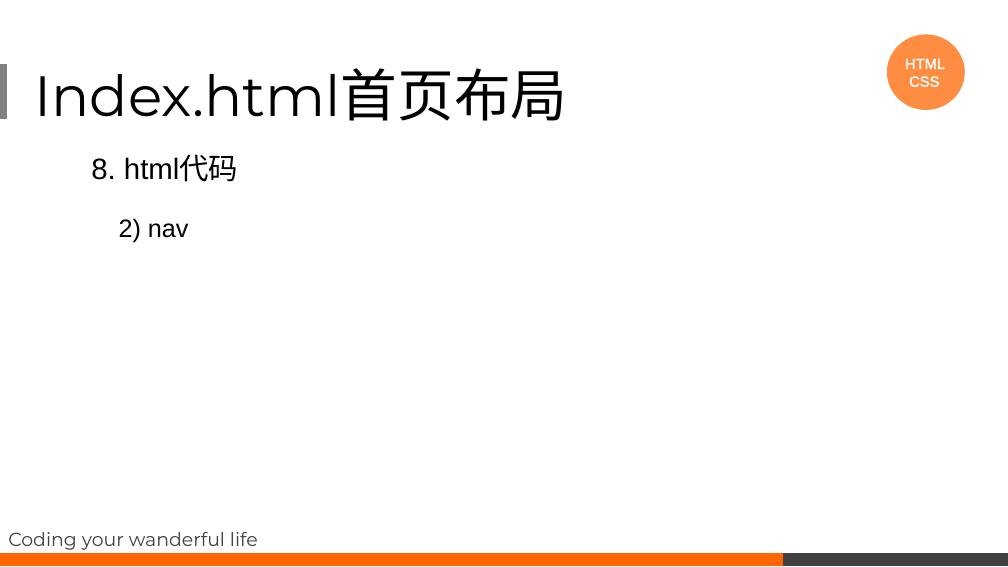
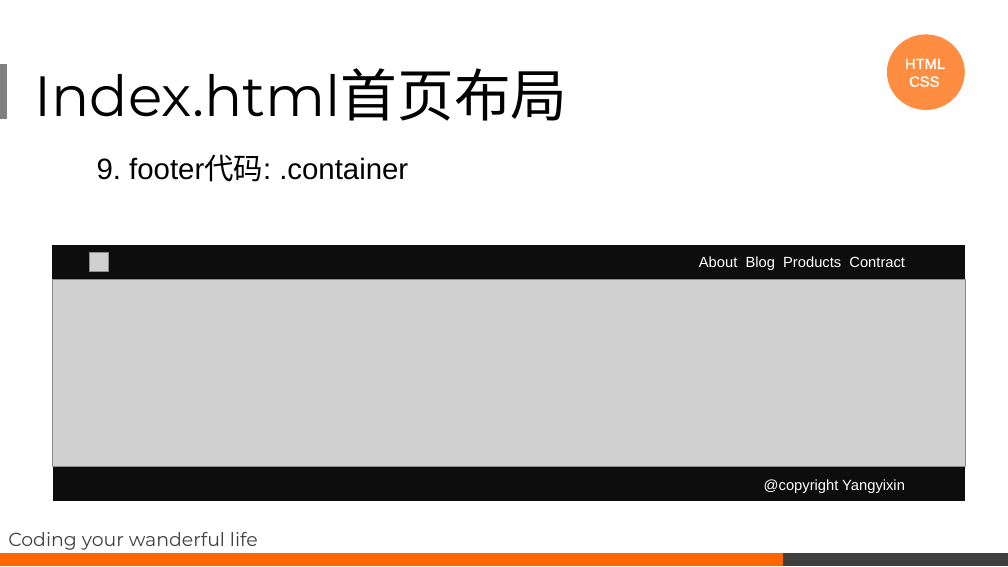
Before and after one commit to noip-algorithms/express-element-master, a slide deck: slide 21 of course/项目分析课程.pptx. Drawn at 1008x567 pixels with LibreOffice and Linux fonts; fonts in the diff are those of the drawing; grey boxes stand for pictures. Boxes give left, top, right and bottom in pixels: in the first picture for what was removed or moved away, otherwise in the second. Text is boxed around its words. In the diff, an @@ line names an element or a change of style, - is before the commit and + after.

```diff
--- a/course/项目分析课程.pptx
+++ b/course/项目分析课程.pptx
@@ text at (97,156,408,182): text changed @@
-8. html代码
+9. footer代码: .container
@@ text removed at (119,218,189,243) @@
-2) nav
@@ group added at (52,246,966,501): 2 rectangles, 2 texts, 2 pictures @@
+@copyright Yangyixin
+About Blog Products Contract
```
Also in this commit, not shown: 2 other slides changed, 2 slides added, 49 other files.
